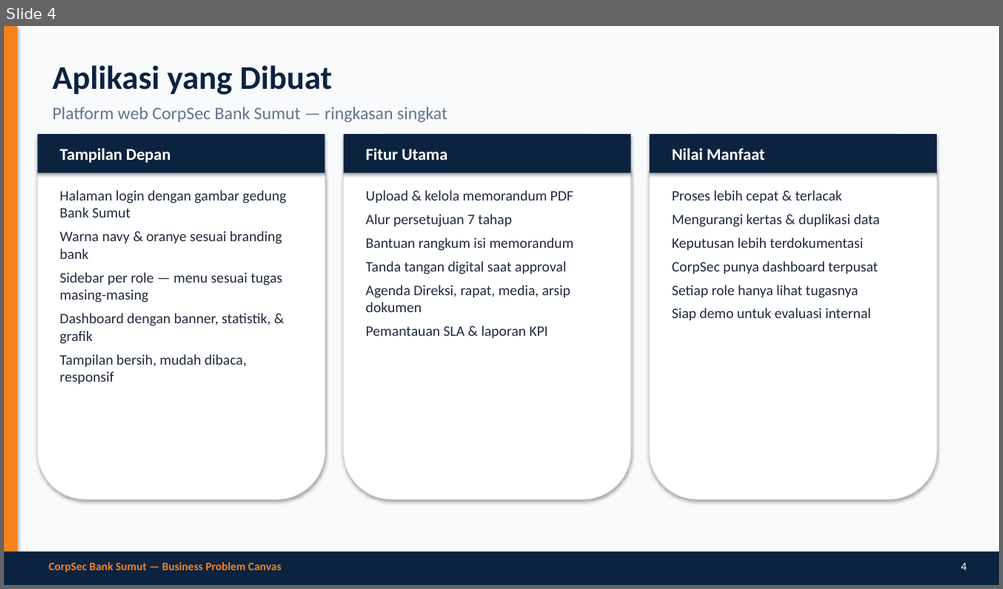
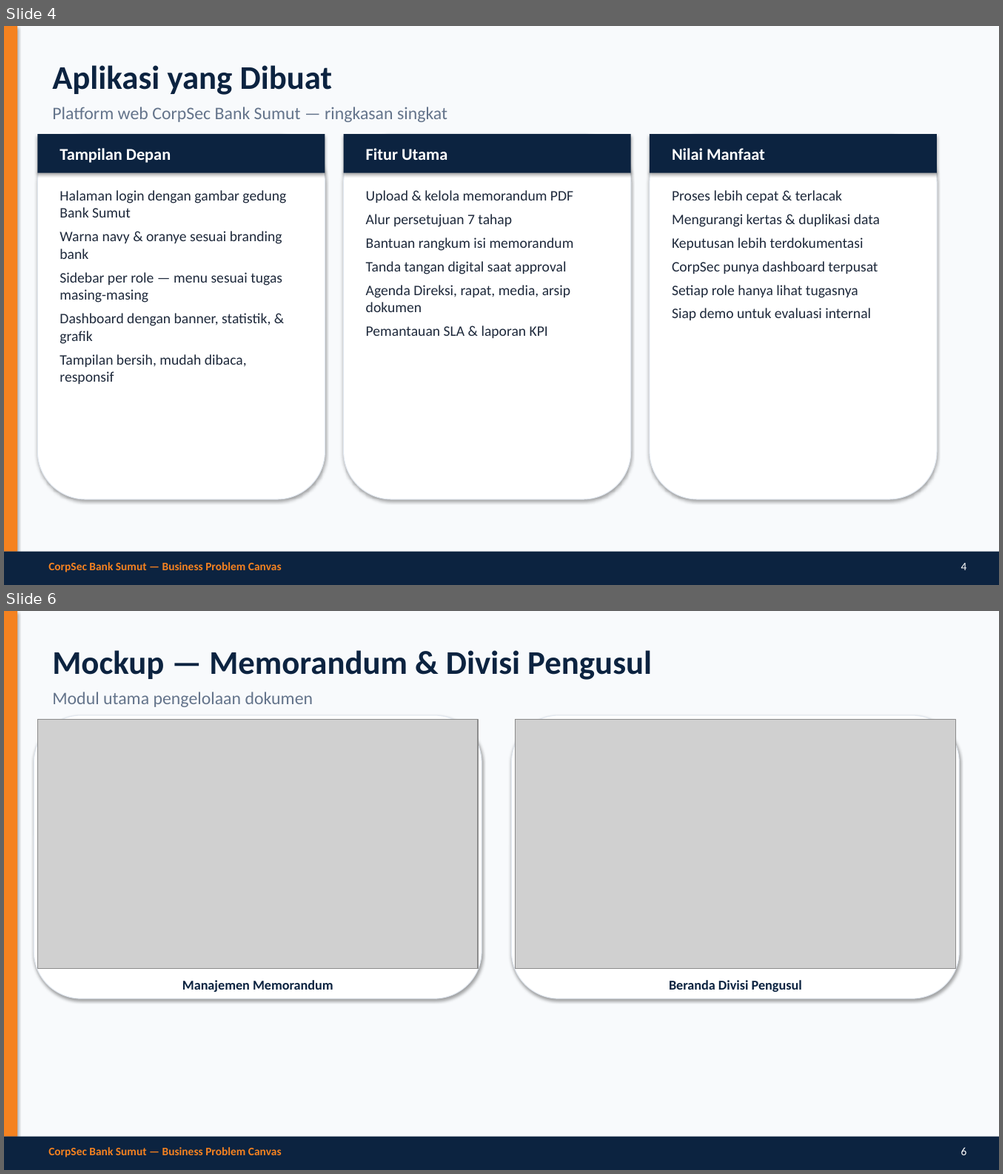
Before and after one commit to kelompok8ai/repo-day1-a, a slide deck: docs/CorpSec-Bank-Sumut-Presentasi.pptx. Shown one above the other, each under a label of ours: slide 4 before the commit, slides 4 and 6 after it; the slides between them are not shown. The pictures are 1003x589 and 1003x1174 pixels, drawn with LibreOffice and Linux fonts; fonts in the diff are those of the drawing; grey boxes stand for pictures. Boxes give left, top, right and bottom in pixels: in the first picture for what was removed or moved away, otherwise in the second. Text is boxed around its words. In the diff, an @@ line names an element or a change of style, - is before the commit and + after.

```diff
--- a/docs/CorpSec-Bank-Sumut-Presentasi.pptx
+++ b/docs/CorpSec-Bank-Sumut-Presentasi.pptx
@@ slide 6 added at box(4, 611, 999, 1170), background #F8FAFC @@
@@ rectangle added at box(4, 611, 17, 1137), fill #F58220 @@
@@ text added at box(52, 650, 652, 707), 32 pt, text #0C2340, bold @@
+Mockup — Memorandum & Divisi Pengusul
+Modul utama pengelolaan dokumen
@@ rounded rectangle added at box(34, 715, 481, 999), fill #FFFFFF, outline #E2E8F0 0.75 pt @@
@@ picture added at box(37, 719, 478, 969) @@
@@ rounded rectangle added at box(512, 715, 959, 999), fill #FFFFFF, outline #E2E8F0 0.75 pt @@
@@ picture added at box(515, 719, 956, 969) @@
@@ text added at box(182, 980, 333, 992), 13 pt, text #0C2340, bold @@
+Manajemen Memorandum
@@ text added at box(669, 980, 802, 992), 13 pt, text #0C2340, bold @@
+Beranda Divisi Pengusul
@@ rectangle added at box(4, 1137, 999, 1170), fill #0C2340 @@
@@ text added at box(48, 1147, 282, 1158), 11 pt, text #F58220, bold @@
+CorpSec Bank Sumut — Business Problem Canvas
@@ text added at box(961, 1147, 967, 1156), 11 pt, text #FFFFFF @@
+6
```
Also in this commit, not shown: 6 slides changed, 2 other slides added, 10 other files.
